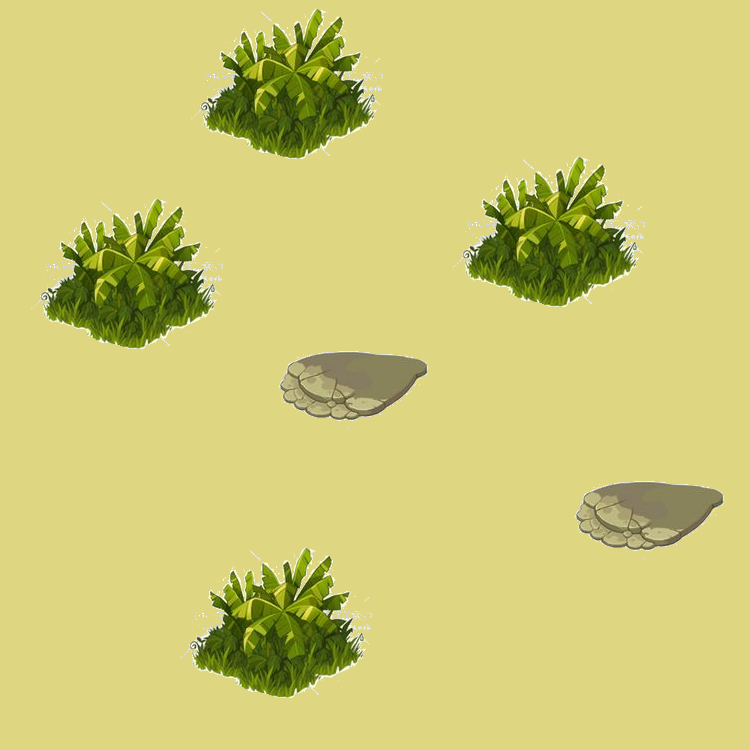
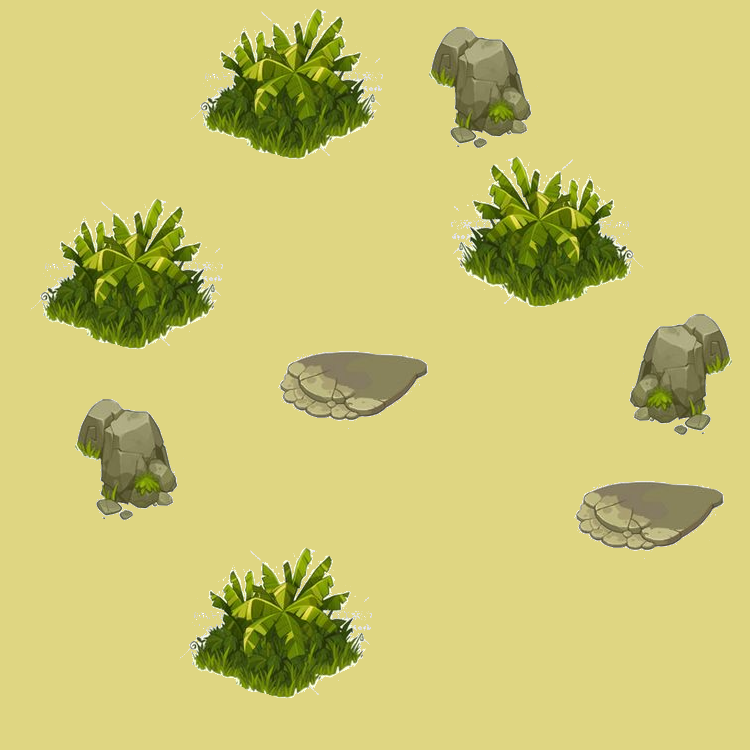
Revision of a layered 750x750 image; what changed, layer by layer:
added layer "Eingefügte Ebene #8" above "Eingefügte Ebene #7" over left=623, top=314, right=732, bottom=436
added layer "Eingefügte Ebene #7" above "Eingefügte Ebene #6" over left=429, top=27, right=538, bottom=149
added layer "Eingefügte Ebene #6" above "Eingefügte Ebene #5" over left=75, top=399, right=184, bottom=521
painted on "Eingefügte Ebene #2" over left=451, top=156, right=645, bottom=308
